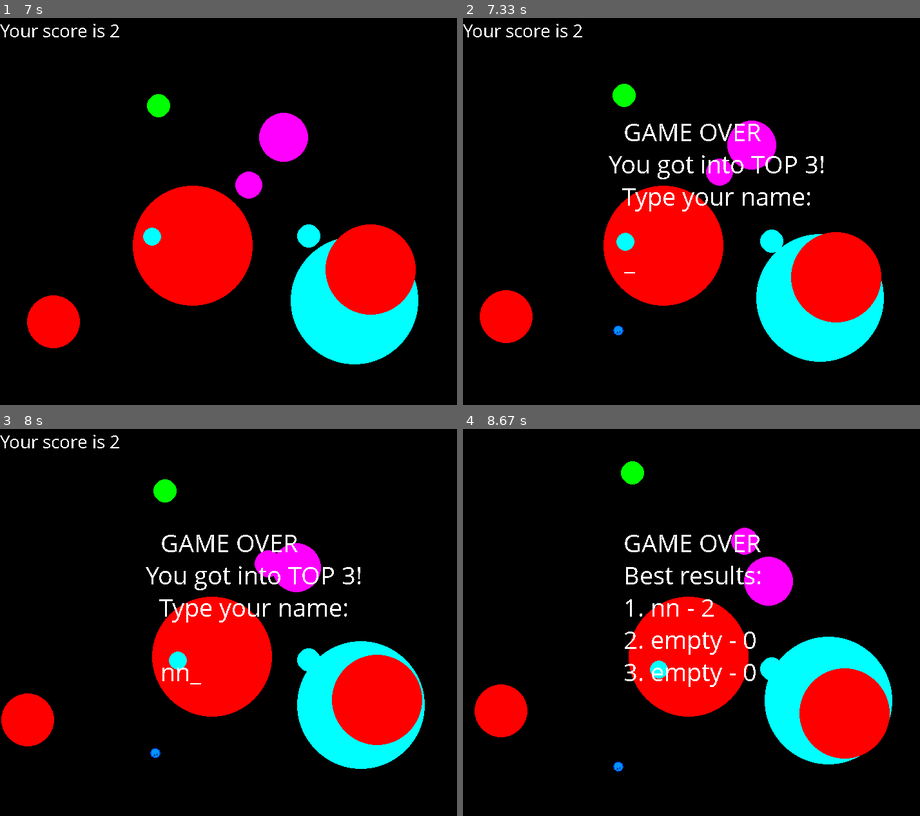
Above: before the commit, frames 1-4 (two rows, left to right).
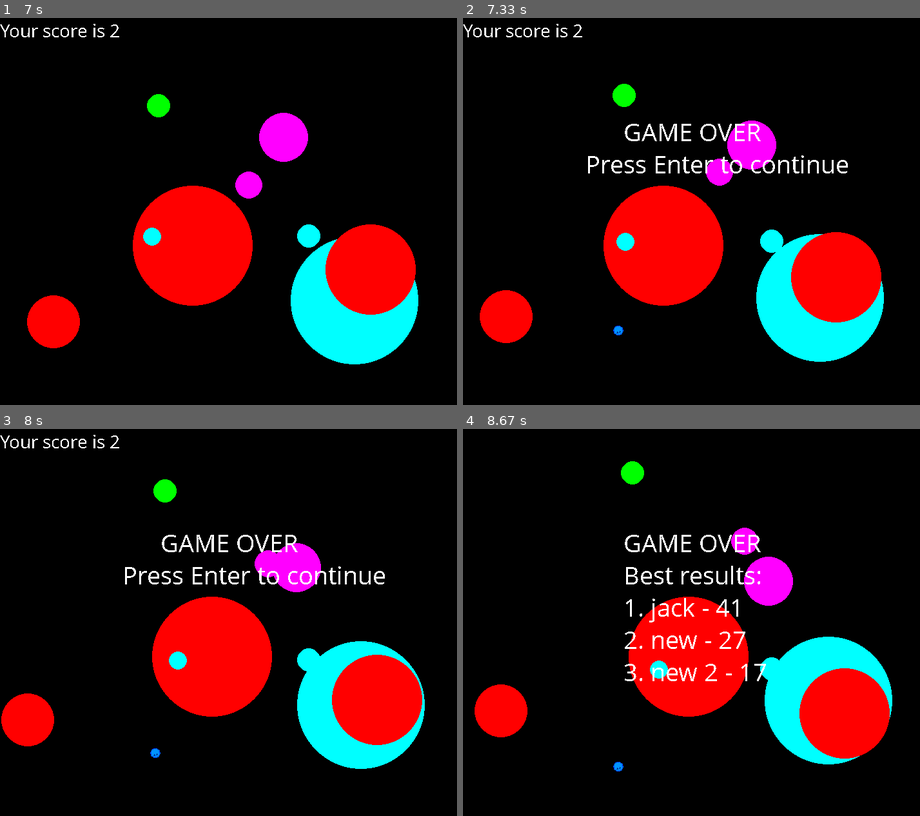
Above: after the commit, the same moments.

Repository: RShveda/pygame-practice
Game: pygame game, started from catch-ball-game/catch_ball.py
Same seed, same stepped clock (60 frames per second), same inputs: the game is played once before the commit and once after it.
Inputs (mouse positions are in pixels of both pictures, inside the frame that each line leads up to):
- Up to frame 1 (7 s): click (255, 211) at 0.43 s; click (100, 153) at 1.93 s; click (269, 79) at 3.47 s; click (420, 203) at 5.87 s
- Up to frame 2 (7.33 s): type "a" at 7.13 s
- Up to frame 3 (8 s): type "n" at 7.4 s; move the mouse to (146, 552) at 7.63 s; type "n" at 7.67 s; click (146, 552) at 7.77 s; tap Enter at 7.97 s
- Up to frame 4 (8.67 s): no input

Frame 1 is identical in both runs. In frame 2, 1.4% of the frame differs, in the area x 27-85%, y 35-66%; in frame 3, 1.5%; in frame 4, 0.9%.

Commit message:
catch ball MVC refactoring. Views refactoring.

Diff:
--- a/catch-ball-game/catch_ball.py
+++ b/catch-ball-game/catch_ball.py
@@ -1,8 +1,8 @@
 import pygame
 from random import random
-from models import save_scores, load_scores
-from views import draw_scoreboard, game_over_view
-from controllers import new_ball, move_balls, click, add_to_ranking
+from models import save_scores, load_scores, new_ball, move_balls, add_to_ranking
+from views import draw_scoreboard, game_over_view, blank_screen
+from controllers import click
 import constants as cons
 
 
@@ -12,7 +12,6 @@
     and game event loop.
     """
     pygame.init()
-    screen = pygame.display.set_mode((cons.WIDTH, cons.HEIGHT))
     clock = pygame.time.Clock()
     scores_data = load_scores()
     score = 0
@@ -45,17 +44,17 @@
                             player_name = player_name[:-1]
                         else:
                             player_name += event.unicode
-        move_balls(screen, balls)
+        move_balls(balls)
         if show_ranking is False:  # hides score board after user inputted name
-            draw_scoreboard(screen, score)
+            draw_scoreboard(score)
         if len(balls) < cons.MAX_BALLS:
             if random() < 0.2:
                 new_ball(balls)
         else:
-            game_over_view(screen, score, player_name, scores_data, show_ranking)
+            game_over_view(score, player_name, scores_data, show_ranking)
             is_game_over = True
         pygame.display.update()
-        screen.fill(cons.BLACK)
+        blank_screen()
     pygame.quit()
 
 
--- a/catch-ball-game/controllers.py
+++ b/catch-ball-game/controllers.py
@@ -1,103 +1,4 @@
 import pygame
-from pygame.draw import *
-from random import randint, uniform, random, choice
-from views import blit_creep
-import constants as cons
-
-
-def new_ball(balls: list):
-    """
-    Function which creates a new ball (or creep type of ball) and adds it to list of existing
-    balls. Each ball holds following params:
-    is_ball - bool, if false then ball is of "creep" type
-    (x, y) - tuple that holds current coordinates for ball (left top corner)
-    (x_direction, y_direction) - tuple that holds 2d vector params
-    radius - integer, distance from center to edges (for creeps this value is not precise)
-    fill - for regular ball it will be a color (RGB), for creeps it will be a name of file
-    that holds an image
-    :param balls: list that holds existing balls parameters
-    """
-    x_direction = uniform(-1, 1)
-    y_direction = uniform(-1, 1)
-    x = randint(100, cons.WIDTH - 100)
-    y = randint(100, cons.HEIGHT - 100)
-    if random() < 0.1:
-        is_ball = False
-        img_filename = choice(cons.CREEP_FILENAMES)
-        image = pygame.image.load(img_filename).convert_alpha()
-        image_width, image_height = image.get_size()
-        radius = int((image_height + image_width)/4)
-        balls.append((is_ball, (x, y), (x_direction, y_direction), radius, img_filename))
-    else:
-        is_ball = True
-        color = cons.COLORS[randint(0, 5)]
-        radius = randint(10, 100)
-        balls.append((is_ball, (x, y), (x_direction, y_direction), radius, color))
-
-
-def move_balls(screen: pygame.Surface, balls: list):
-    """
-    Function that move balls on a game surface. It calculates ball new position and direction
-    according to a speed modifier and possible collisions with walls. Then it draw balls in those
-    positions.
-    :param screen: pygame surface on which the balls are drawn
-    :param balls: list that holds existing balls parameters
-    """
-    speed = 5
-    for key, ball in enumerate(balls):
-        is_ball, coords, direction, radius, fill = ball
-        shifted_ball = shift_ball(ball, speed)
-        new_direction, new_coords = bounce_off_walls(shifted_ball)
-        balls[key] = (is_ball, new_coords, new_direction, radius, fill)
-        if ball[0]:
-            color = fill
-            circle(screen, color, new_coords, radius)
-        else:
-            blit_creep(screen, balls[key])
-
-
-def shift_ball(ball: tuple, speed: int):
-    """
-    Function to update ball position according to a speed.
-    :param ball: tuple that holds ball params
-    :param speed: integer that represent shift modifier
-    :return: new ball with shifted position
-    """
-    is_ball, coords, direction, radius, fill = ball
-    new_coords = (int(coords[0] + direction[0] * speed), int(coords[1] + direction[1] * speed))
-    shifted_ball = (is_ball, new_coords, direction, radius, fill)
-    return shifted_ball
-
-
-def bounce_off_walls(ball: tuple):
-    """
-    Helper function to check for ball collision with walls and calculate new coordinates
-    and directions for a ball.
-    :param ball: tuple that holds ball params
-    :return: two tuples that holds new direction params (x,y) and new coordinates params (x,y)
-    """
-    is_ball, coords, direction, radius, fill = ball
-    direction_x, direction_y = direction
-    coords_x, coords_y = coords
-    if coords_x < 0 + radius:
-        coords_x = radius
-        direction_x *= -1
-    elif coords_x > cons.WIDTH - radius:
-        coords_x = cons.WIDTH - radius
-        direction_x *= -1
-    elif coords_y < 0 + radius:
-        coords_y = radius
-        direction_y *= -1
-    elif coords_y > cons.HEIGHT - radius:
-        coords_y = cons.HEIGHT - radius
-        direction_y *= -1
-    else:  # creeps unique ability to bounce from imaginary walls
-        if not is_ball:
-            if random() < 0:
-                direction_x *= -1
-            if random() < 0:
-                direction_y *= -1
-    return (direction_x, direction_y), (coords_x, coords_y)
 
 
 def click(event: pygame.MOUSEBUTTONDOWN, balls: list, score: int):
@@ -119,20 +20,3 @@
                 score += 2
             balls.remove(ball)
     return score
-
-
-def add_to_ranking(score: int, player_name: str, scores_data: list):
-    """
-    Helper function to insert player result into top 3 list.
-    position.
-    :param score: player final score
-    :param player_name: player name
-    :param scores_data: current list of top 3 results
-    :return: updated list of top 3 results
-    """
-    for position, record in enumerate(scores_data):
-        if score > record["score"]:
-            new_record = {"name": player_name, "score": score}
-            scores_data.insert(position, new_record)
-            return scores_data[:3]
-    return scores_data[:3]
--- a/catch-ball-game/models.py
+++ b/catch-ball-game/models.py
@@ -1,4 +1,119 @@
+import pygame
+from random import randint, uniform, random, choice
+from views import blit_creep, blit_circle
+import constants as cons
 import json
+
+
+def new_ball(balls: list):
+    """
+    Function which creates a new ball (or creep type of ball) and adds it to list of existing
+    balls. Each ball holds following params:
+    is_ball - bool, if false then ball is of "creep" type
+    (x, y) - tuple that holds current coordinates for ball (left top corner)
+    (x_direction, y_direction) - tuple that holds 2d vector params
+    radius - integer, distance from center to edges (for creeps this value is not precise)
+    fill - for regular ball it will be a color (RGB), for creeps it will be a name of file
+    that holds an image
+    :param balls: list that holds existing balls parameters
+    """
+    x_direction = uniform(-1, 1)
+    y_direction = uniform(-1, 1)
+    x = randint(100, cons.WIDTH - 100)
+    y = randint(100, cons.HEIGHT - 100)
+    if random() < 0.1:
+        is_ball = False
+        img_filename = choice(cons.CREEP_FILENAMES)
+        image = pygame.image.load(img_filename).convert_alpha()
+        image_width, image_height = image.get_size()
+        radius = int((image_height + image_width)/4)
+        balls.append((is_ball, (x, y), (x_direction, y_direction), radius, img_filename))
+    else:
+        is_ball = True
+        color = cons.COLORS[randint(0, 5)]
+        radius = randint(10, 100)
+        balls.append((is_ball, (x, y), (x_direction, y_direction), radius, color))
+
+
+def move_balls(balls: list):
+    """
+    Function that move balls on a game surface. It calculates ball new position and direction
+    according to a speed modifier and possible collisions with walls. Then it draw balls in those
+    positions.
+    :param balls: list that holds existing balls parameters
+    """
+    speed = 5
+    for key, ball in enumerate(balls):
+        is_ball, coords, direction, radius, fill = ball
+        shifted_ball = shift_ball(ball, speed)
+        new_direction, new_coords = bounce_off_walls(shifted_ball)
+        balls[key] = (is_ball, new_coords, new_direction, radius, fill)
+        if ball[0]:
+            color = fill
+            blit_circle(color, new_coords, radius)
+        else:
+            blit_creep(balls[key])
+
+
+def shift_ball(ball: tuple, speed: int):
+    """
+    Function to update ball position according to a speed.
+    :param ball: tuple that holds ball params
+    :param speed: integer that represent shift modifier
+    :return: new ball with shifted position
+    """
+    is_ball, coords, direction, radius, fill = ball
+    new_coords = (int(coords[0] + direction[0] * speed), int(coords[1] + direction[1] * speed))
+    shifted_ball = (is_ball, new_coords, direction, radius, fill)
+    return shifted_ball
+
+
+def bounce_off_walls(ball: tuple):
+    """
+    Helper function to check for ball collision with walls and calculate new coordinates
+    and directions for a ball.
+    :param ball: tuple that holds ball params
+    :return: two tuples that holds new direction params (x,y) and new coordinates params (x,y)
+    """
+    is_ball, coords, direction, radius, fill = ball
+    direction_x, direction_y = direction
+    coords_x, coords_y = coords
+    if coords_x < 0 + radius:
+        coords_x = radius
+        direction_x *= -1
+    elif coords_x > cons.WIDTH - radius:
+        coords_x = cons.WIDTH - radius
+        direction_x *= -1
+    elif coords_y < 0 + radius:
+        coords_y = radius
+        direction_y *= -1
+    elif coords_y > cons.HEIGHT - radius:
+        coords_y = cons.HEIGHT - radius
+        direction_y *= -1
+    else:  # creeps unique ability to bounce from imaginary walls
+        if not is_ball:
+            if random() < 0:
+                direction_x *= -1
+            if random() < 0:
+                direction_y *= -1
+    return (direction_x, direction_y), (coords_x, coords_y)
+
+
+def add_to_ranking(score: int, player_name: str, scores_data: list):
+    """
+    Helper function to insert player result into top 3 list.
+    position.
+    :param score: player final score
+    :param player_name: player name
+    :param scores_data: current list of top 3 results
+    :return: updated list of top 3 results
+    """
+    for position, record in enumerate(scores_data):
+        if score > record["score"]:
+            new_record = {"name": player_name, "score": score}
+            scores_data.insert(position, new_record)
+            return scores_data[:3]
+    return scores_data[:3]
 
 
 def save_scores(scores_data: list):
--- /dev/null
+++ b/catch-ball-game/scores.json
@@ -0,0 +1 @@
+[{"name": "jack", "score": 41}, {"name": "new", "score": 27}, {"name": "new 2", "score": 17}]
--- a/catch-ball-game/views.py
+++ b/catch-ball-game/views.py
@@ -1,12 +1,23 @@
 import pygame
+from pygame.draw import *
 import numpy as np
 import constants as cons
 
 
-def draw_scoreboard(screen: pygame.Surface, score: int):
+screen = pygame.display.set_mode((cons.WIDTH, cons.HEIGHT))
+
+
+def blit_circle(color, coords, radius):
+    circle(screen, color, coords, radius)
+
+
+def blank_screen():
+    screen.fill(cons.BLACK)
+
+
+def draw_scoreboard(score: int):
     """
     Function that draw current player score in top left corner of game screen
-    :param screen: game screen
     :param score: current player score
     :return:
     """
@@ -29,10 +40,9 @@
     return image
 
 
-def blit_creep(screen: pygame.Surface, ball: tuple):
+def blit_creep(ball: tuple):
     """
     Function which draw creep on a game screen. Creep center is located at its coordinates.
-    :param screen: game screen
     :param ball: ball of creep type
     """
     coords = ball[1]
@@ -63,13 +73,12 @@
     surface.blit(text_surface, coords)
 
 
-def game_over_view(screen: pygame.Surface, score: int, player_name: str,
+def game_over_view(score: int, player_name: str,
                    scores_data: list, show_ranking: bool):
     """
     Function that draw game over screen and updates its content dynamically. Generally there are
     three layouts: 1) player name input - if player got into top 3; 2) show game over - if player did not
     score to top 3; 3) show_top_rank - shows in any case before exiting from game
-    :param screen: game main screen
     :param score: player current score
     :param player_name: player name
     :param scores_data: list of top 3 results
